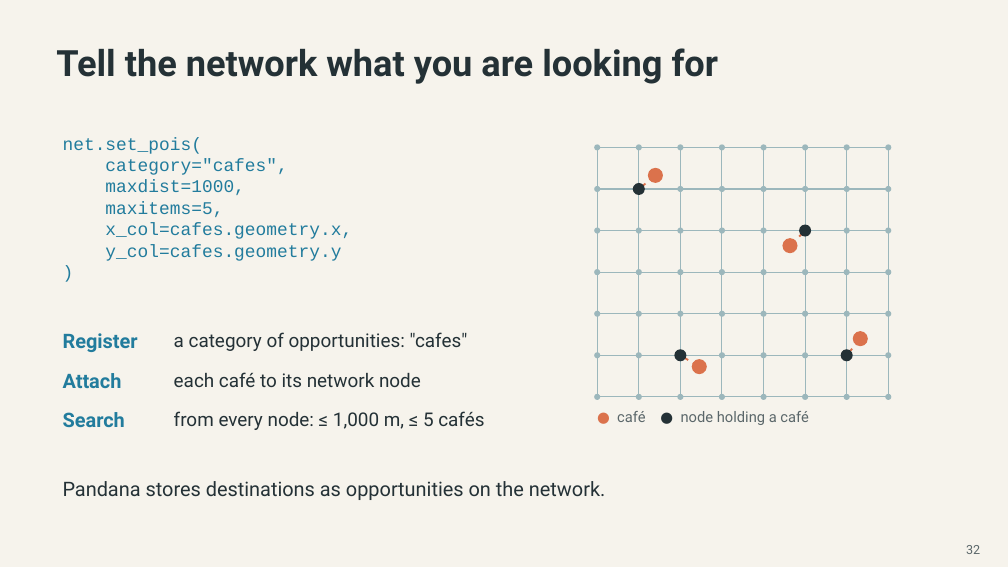
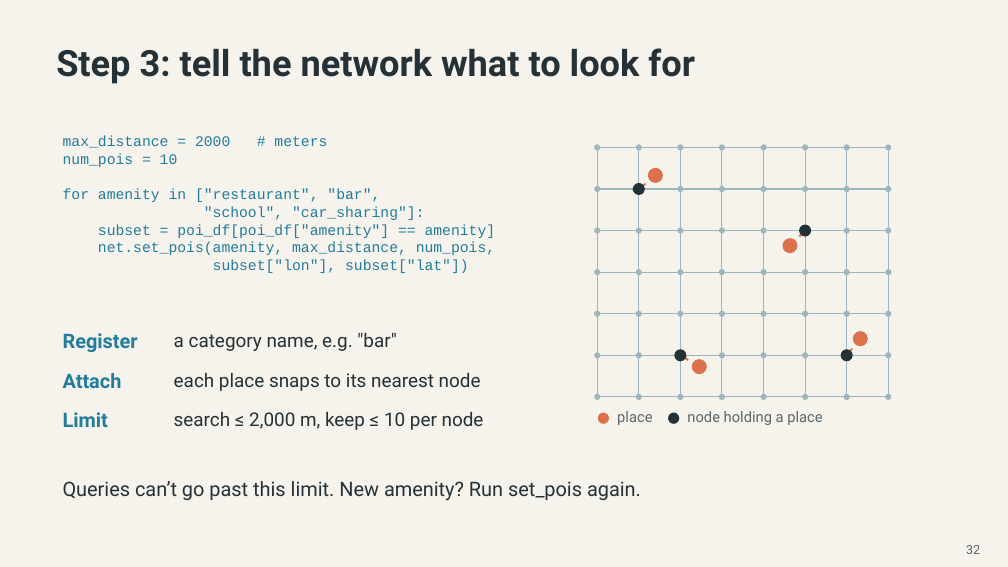
Before and after one commit to MUSA-Zhanchao/OSM-lecture, a slide deck: slide 30 of OSM_Pandana_Lecture-revised-final.pptx (slide 31 before the commit). Drawn at 1008x567 pixels with LibreOffice and Linux fonts; fonts in the diff are those of the drawing. Boxes give left, top, right and bottom in pixels: in the first picture for what was removed or moved away, otherwise in the second. Text is boxed around its words. In the diff, an @@ line names an element or a change of style, - is before the commit and + after.

```diff
--- a/OSM_Pandana_Lecture-revised-final.pptx
+++ b/OSM_Pandana_Lecture-revised-final.pptx
@@ text at (56, 48, 695, 84): text changed @@
-Tell the network what you are looking for
+Step 3: tell the network what to look for
@@ text at (63, 136, 496, 273): text changed; size 17 to 14 pt @@
-net.set_pois(
-category="cafes",
-maxdist=1000,
-maxitems=5,
-x_col=cafes.geometry.x,
-y_col=cafes.geometry.y
-)
+max_distance = 2000 # meters
+num_pois = 10
+for amenity in ["restaurant", "bar",
+"school", "car_sharing"]:
+subset = poi_df[poi_df["amenity"] == amenity]
+net.set_pois(amenity, max_distance, num_pois,
+subset["lon"], subset["lat"])
@@ text at (174, 333, 396, 351): text changed @@
-a category of opportunities: "cafes"
+a category name, e.g. "bar"
@@ text at (174, 373, 481, 391): text changed @@
-each café to its network node
+each place snaps to its nearest node
@@ text at (63, 412, 108, 427): text changed @@
-Search
+Limit
@@ text at (174, 412, 484, 430): text changed @@
-from every node: ≤ 1,000 m, ≤ 5 cafés
+search ≤ 2,000 m, keep ≤ 10 per node
@@ text at (617, 411, 822, 425): text changed @@
-● café ● node holding a café
+● place ● node holding a place
@@ text at (63, 481, 641, 501): text changed @@
-Pandana stores destinations as opportunities on the network.
+Queries can’t go past this limit. New amenity? Run set_pois again.
```
Also in this commit, not shown: 4 other slides changed, 9 slides added, 9 slides removed, 1 other file.
